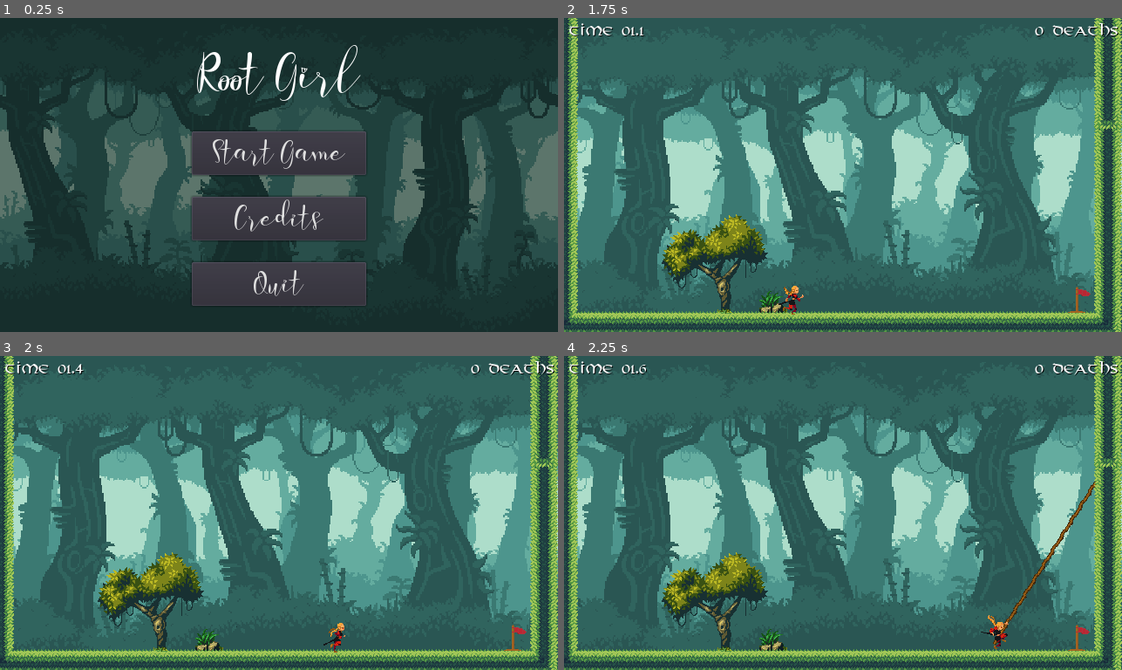
Above: before the commit, frames 1-4 (two rows, left to right).
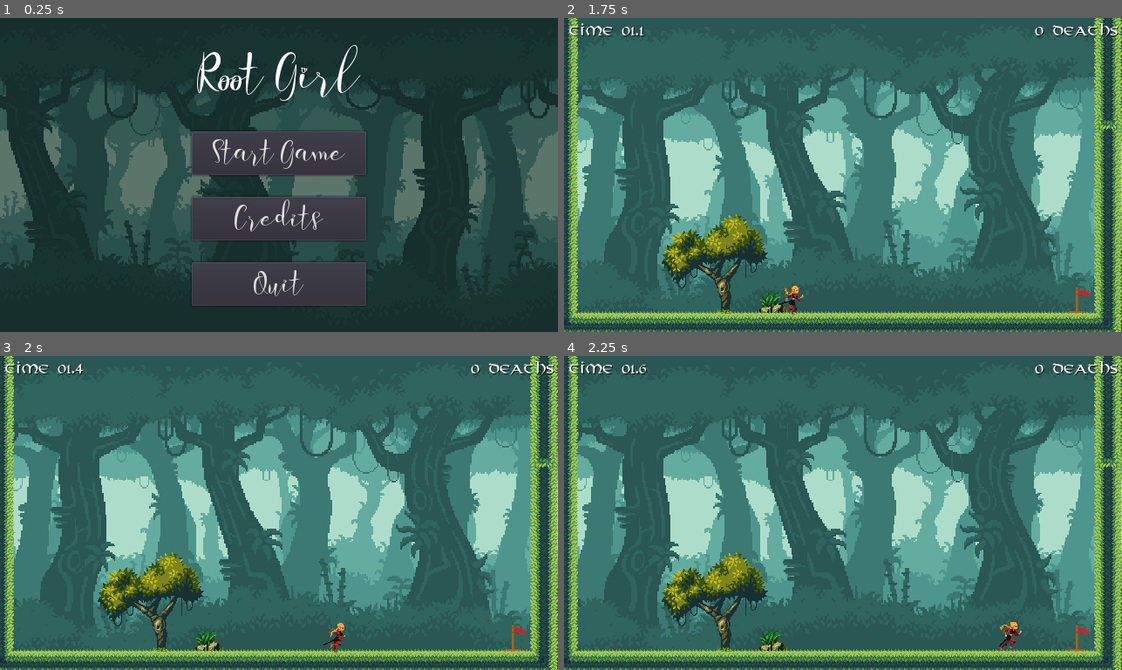
Above: after the commit, the same moments.

Repository: doofmars/root-girl
Game: Godot game, scene res://src/game.tscn
Two runs of this game, one before a commit and one after it. Both use one fixed random seed, a clock stepped at 60 frames per second and the inputs below. Sound files missing from this copy of the repository are replaced by a short silence.
Inputs (mouse positions are in pixels of both pictures, inside the frame that each line leads up to):
- Up to frame 1 (0.25 s): no input
- Up to frame 2 (1.75 s): click "Start Game" at 0.5 s; tap Enter (ui_accept) at 1.25, 1.52 s; move the mouse to (815, 237) at 1.27 s; press the mouse at (815, 237) at 1.28 s; hold Right (move_right) from 1.28 s (still down)
- Up to frame 3 (2 s): keep holding Right (move_right)
- Up to frame 4 (2.25 s): keep holding Right (move_right); move the mouse to (1010, 560) at 2.02 s; release the mouse at (1010, 560) at 2.03 s; click (1010, 560) at 2.1 s

Frames 1-3 are identical in both runs. In frame 4, 0.7% of the frame differs, in the area x 74-96%, y 40-94%.

Commit message:
fix attach glitch

Diff:
--- a/src/objects/RootSwing.gd
+++ b/src/objects/RootSwing.gd
@@ -33,9 +33,14 @@
 		if !$RootGrowMusicPlayer.playing:
 			$RootGrowMusicPlayer.playing = true
 
+		if !Input.is_action_pressed("swing"):
+			detach_root()
+
 	if root_has_hit:
 		$RootSprite.look_at(root_target)
 		$RootSprite.region_rect.size.x = (root_handle.global_position - root_target).length()
+		if !Input.is_action_pressed("swing"):
+			detach_root()
 
 func _input(event):
 	if event is InputEventMouse:
